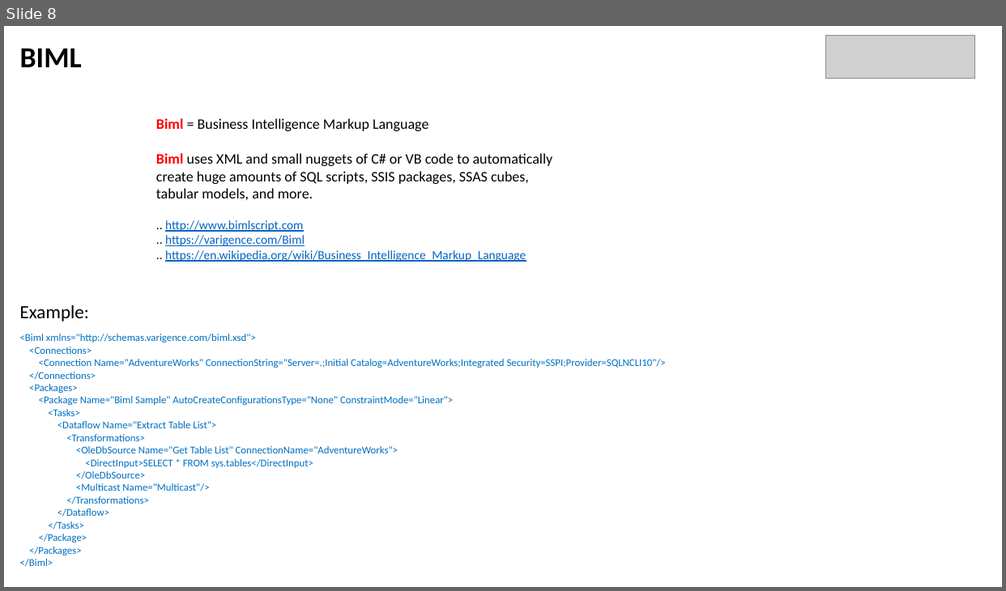
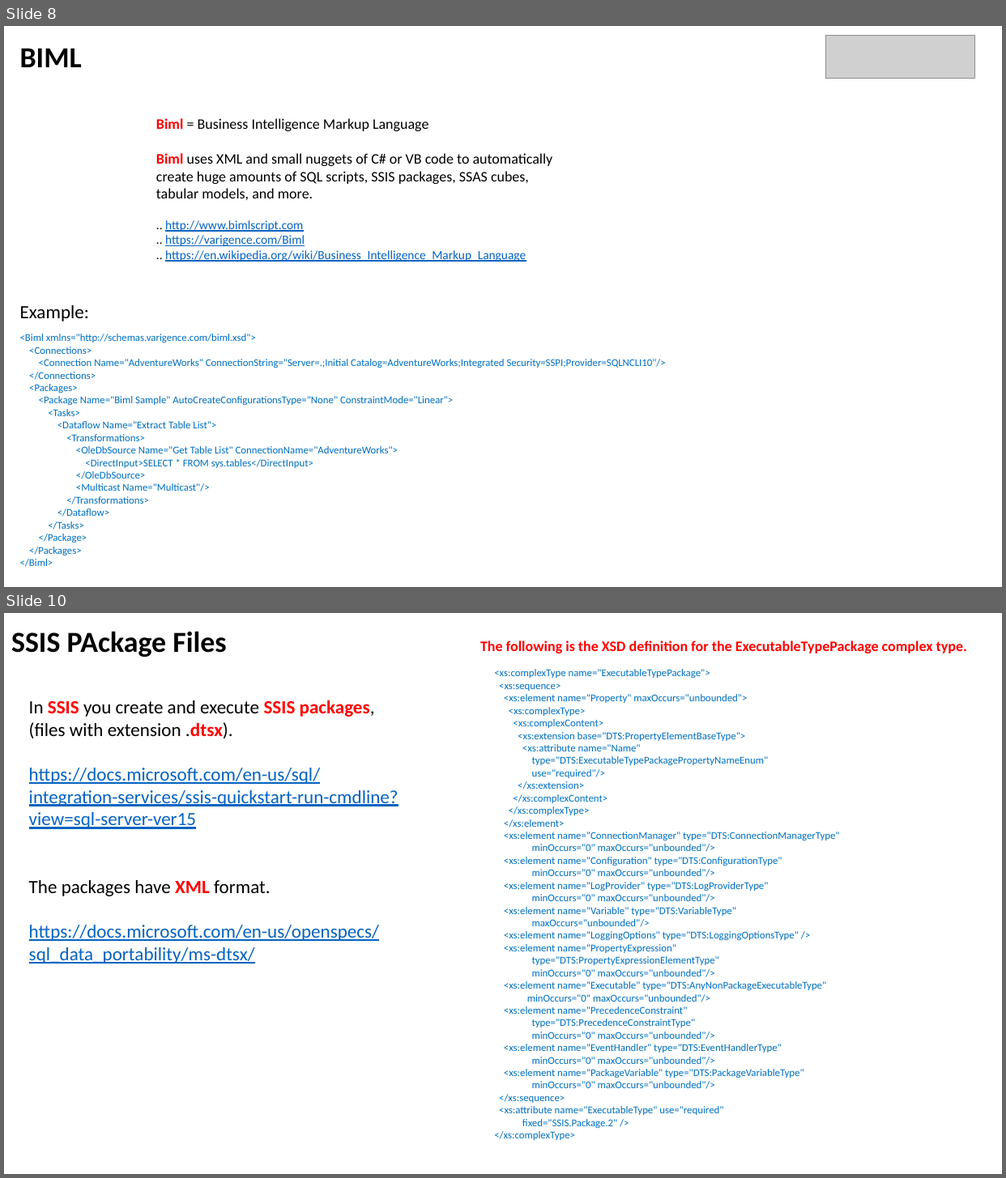
Before and after one commit to lselector/data_architect, a slide deck: DA_13_miscellaneous.pptx. Shown one above the other, each under a label of ours: slide 8 before the commit, slides 8 and 10 after it; the slides between them are not shown. The pictures are 1006x591 and 1006x1178 pixels, drawn with LibreOffice and Linux fonts; fonts in the diff are those of the drawing; grey boxes stand for pictures. Boxes give left, top, right and bottom in pixels: in the first picture for what was removed or moved away, otherwise in the second. Text is boxed around its words. In the diff, an @@ line names an element or a change of style, - is before the commit and + after.

```diff
--- a/DA_13_miscellaneous.pptx
+++ b/DA_13_miscellaneous.pptx
@@ slide 10 added at <box>4,613,1002,1174</box>, background #FFFFFF @@
@@ text added at <box>11,631,226,657</box>, 28 pt, text #000000, bold @@
+SSIS PAckage Files
@@ text added at <box>480,641,967,1140</box>, 10 pt, text #0070C0 @@
+The following is the XSD definition for the ExecutableTypePackage complex type.
+<xs:complexType name="ExecutableTypePackage">
+<xs:sequence>
+<xs:element name="Property" maxOccurs="unbounded">
+<xs:complexType>
+<xs:complexContent>
+<xs:extension base="DTS:PropertyElementBaseType">
+<xs:attribute name="Name"
+type="DTS:ExecutableTypePackagePropertyNameEnum"
+use="required"/>
+</xs:extension>
+</xs:complexContent>
+</xs:complexType>
+</xs:element>
+<xs:element name="ConnectionManager" type="DTS:ConnectionManagerType"
+minOccurs="0" maxOccurs="unbounded"/>
+<xs:element name="Configuration" type="DTS:ConfigurationType"
+minOccurs="0" maxOccurs="unbounded"/>
+<xs:element name="LogProvider" type="DTS:LogProviderType"
+minOccurs="0" maxOccurs="unbounded"/>
+<xs:element name="Variable" type="DTS:VariableType"
+maxOccurs="unbounded"/>
+<xs:element name="LoggingOptions" type="DTS:LoggingOptionsType" />
+<xs:element name="PropertyExpression"
+type="DTS:PropertyExpressionElementType"
+minOccurs="0" maxOccurs="unbounded"/>
+<xs:element name="Executable" type="DTS:AnyNonPackageExecutableType"
+minOccurs="0" maxOccurs="unbounded"/>
+<xs:element name="PrecedenceConstraint"
+type="DTS:PrecedenceConstraintType"
+minOccurs="0" maxOccurs="unbounded"/>
+<xs:element name="EventHandler" type="DTS:EventHandlerType"
+minOccurs="0" maxOccurs="unbounded"/>
+<xs:element name="PackageVariable" type="DTS:PackageVariableType"
+minOccurs="0" maxOccurs="unbounded"/>
+</xs:sequence>
+<xs:attribute name="ExecutableType" use="required"
+fixed="SSIS.Package.2" />
+</xs:complexType>
@@ text added at <box>29,700,398,964</box>, 18 pt, text #0563C1, underline @@
+In SSIS you create and execute SSIS packages, (files with extension .dtsx).
+https://docs.microsoft.com/en-us/sql/integration-services/ssis-quickstart-run-cmdline?view=sql-server-ver15
+The packages have XML format.
+https://docs.microsoft.com/en-us/openspecs/sql_data_portability/ms-dtsx/
```
Also in this commit, not shown: 1 slide changed.
